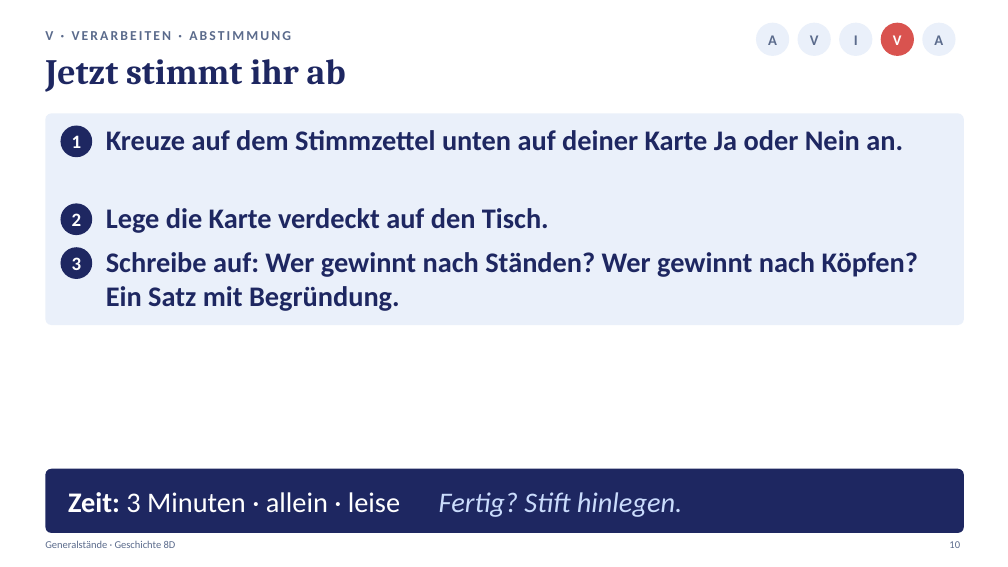
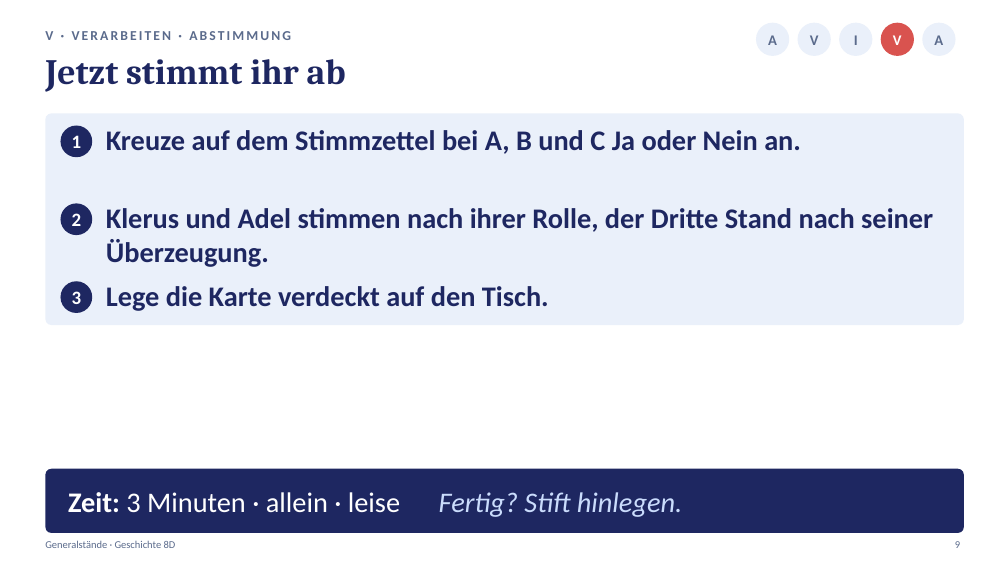
Before and after one commit to golzkonstantin-gif/Schule, a slide deck: slide 9 of Geschichte_8D/Generalstaende/Praesentation_Generalstaende_8D.pptx (slide 10 before the commit). Drawn at 1008x567 pixels with LibreOffice and Linux fonts; fonts in the diff are those of the drawing. Boxes give left, top, right and bottom in pixels: in the first picture for what was removed or moved away, otherwise in the second. Text is boxed around its words. In the diff, an @@ line names an element or a change of style, - is before the commit and + after.

```diff
--- a/Geschichte_8D/Generalstaende/Praesentation_Generalstaende_8D.pptx
+++ b/Geschichte_8D/Generalstaende/Praesentation_Generalstaende_8D.pptx
@@ text at [106, 130, 801, 154]: text changed @@
-Kreuze auf dem Stimmzettel unten auf deiner Karte Ja oder Nein an.
+Kreuze auf dem Stimmzettel bei A, B und C Ja oder Nein an.
@@ text added at [106, 208, 933, 267], 27 pt, text #1E2761, bold @@
+Klerus und Adel stimmen nach ihrer Rolle, der Dritte Stand nach seiner Überzeugung.
@@ text removed at [106, 252, 918, 311] @@
-Schreibe auf: Wer gewinnt nach Ständen? Wer gewinnt nach Köpfen? Ein Satz mit Begründung.
@@ text "3": place and size @@
-text "3" at [72, 257, 82, 270]
+text "3" at [72, 291, 82, 304]
@@ ellipse: place and size @@
-ellipse at [60, 247, 92, 279]
+ellipse at [60, 281, 92, 313]
@@ text "Lege die Karte verdeckt auf ...": place and size @@
-text "Lege die Karte verdeckt auf ..." at [106, 208, 549, 233]
+text "Lege die Karte verdeckt auf ..." at [106, 286, 549, 311]
@@ text at [955, 541, 960, 548]: text changed @@
-10
+9
```
Also in this commit, not shown: 3 other slides changed, 1 slide added, 1 slide removed, 13 other files.
